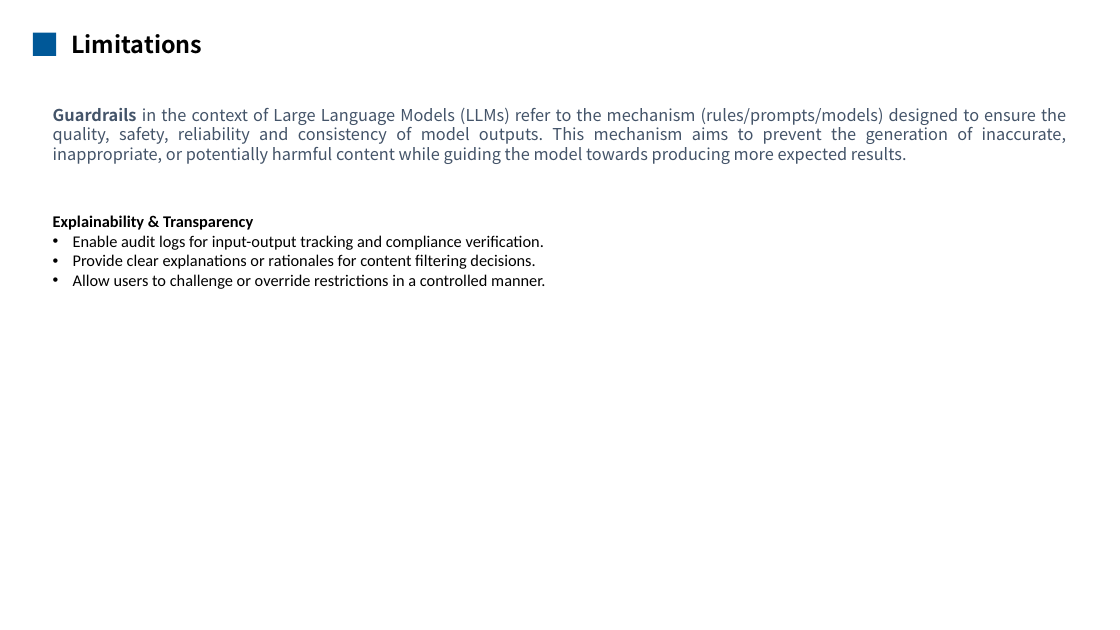
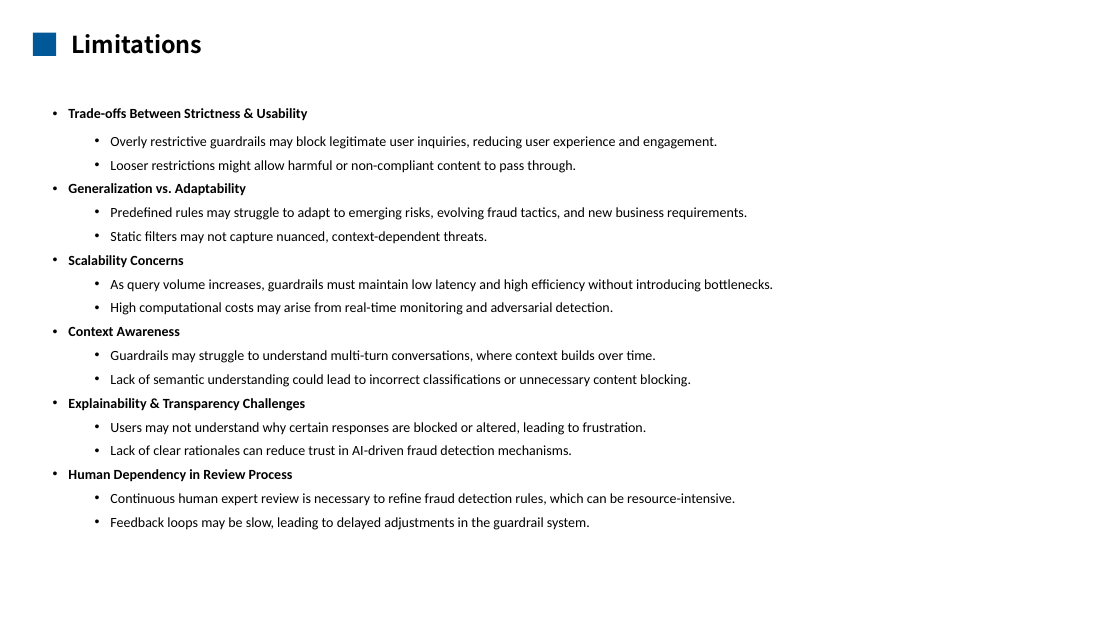
Before and after one commit to mengqinxue/Guardrails, a slide deck: slide 13 of docs/Guardrails Presentation.pptx. Drawn at 1120x630 pixels with LibreOffice and Linux fonts; fonts in the diff are those of the drawing. Boxes give left, top, right and bottom in pixels: in the first picture for what was removed or moved away, otherwise in the second. Text is boxed around its words. In the diff, an @@ line names an element or a change of style, - is before the commit and + after.

```diff
--- a/docs/Guardrails Presentation.pptx
+++ b/docs/Guardrails Presentation.pptx
@@ text at (68, 108, 773, 530): text changed; size 14 to 12 pt; font Noto Sans CJK SC to Calibri; text colour #445469 to #000000 @@
-Guardrails in the context of Large Language Models (LLMs) refer to the mechanism (rules/prompts/models) designed to ensure the quality, safety, reliability and consistency of model outputs. This mechanism aims to prevent the generation of inaccurate, inappropriate, or potentially harmful content while guiding the model towards producing more expected results.
-Explainability & Transparency
-• Enable audit logs for input-output tracking and compliance verification.
-• Provide clear explanations or rationales for content filtering decisions.
-• Allow users to challenge or override restrictions in a controlled manner.
+• Trade-offs Between Strictness & Usability
+  • Overly restrictive guardrails may block legitimate user inquiries, reducing user experience and engagement.
+  • Looser restrictions might allow harmful or non-compliant content to pass through.
+• Generalization vs. Adaptability
+  • Predefined rules may struggle to adapt to emerging risks, evolving fraud tactics, and new business requirements.
+  • Static filters may not capture nuanced, context-dependent threats.
+• Scalability Concerns
+  • As query volume increases, guardrails must maintain low latency and high efficiency without introducing bottlenecks.
+  • High computational costs may arise from real-time monitoring and adversarial detection.
+• Context Awareness
+  • Guardrails may struggle to understand multi-turn conversations, where context builds over time.
+  • Lack of semantic understanding could lead to incorrect classifications or unnecessary content blocking.
+• Explainability & Transparency Challenges
+  • Users may not understand why certain responses are blocked or altered, leading to frustration.
+  • Lack of clear rationales can reduce trust in AI-driven fraud detection mechanisms.
+• Human Dependency in Review Process
+  • Continuous human expert review is necessary to refine fraud detection rules, which can be resource-intensive.
+  • Feedback loops may be slow, leading to delayed adjustments in the guardrail system.
```
Also in this commit, not shown: 4 other slides changed, 2 slides added, 2 slides removed.
